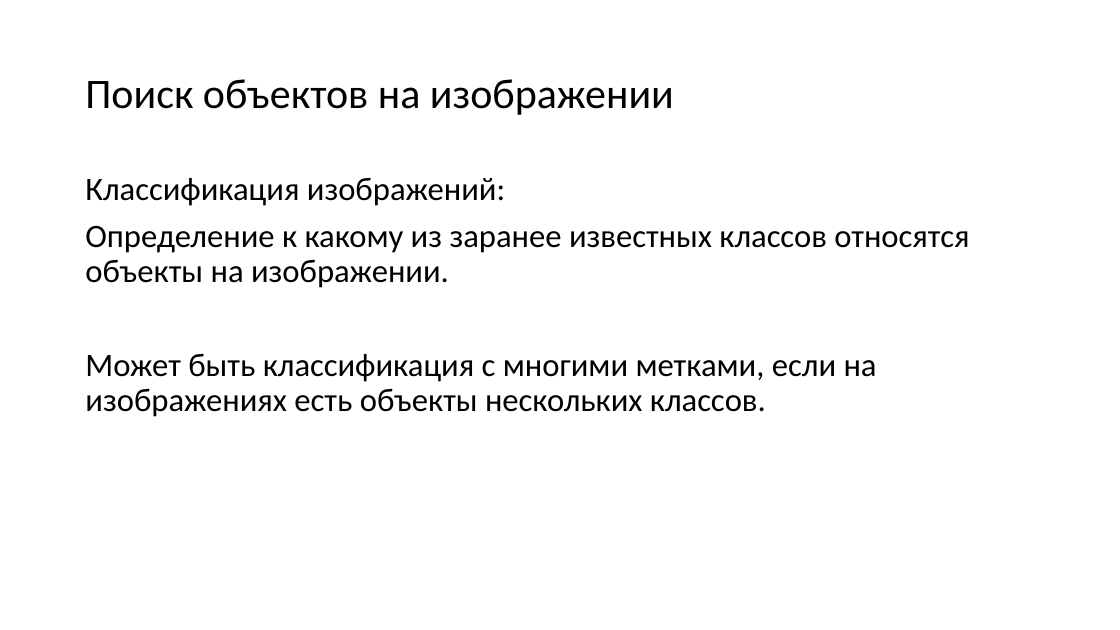
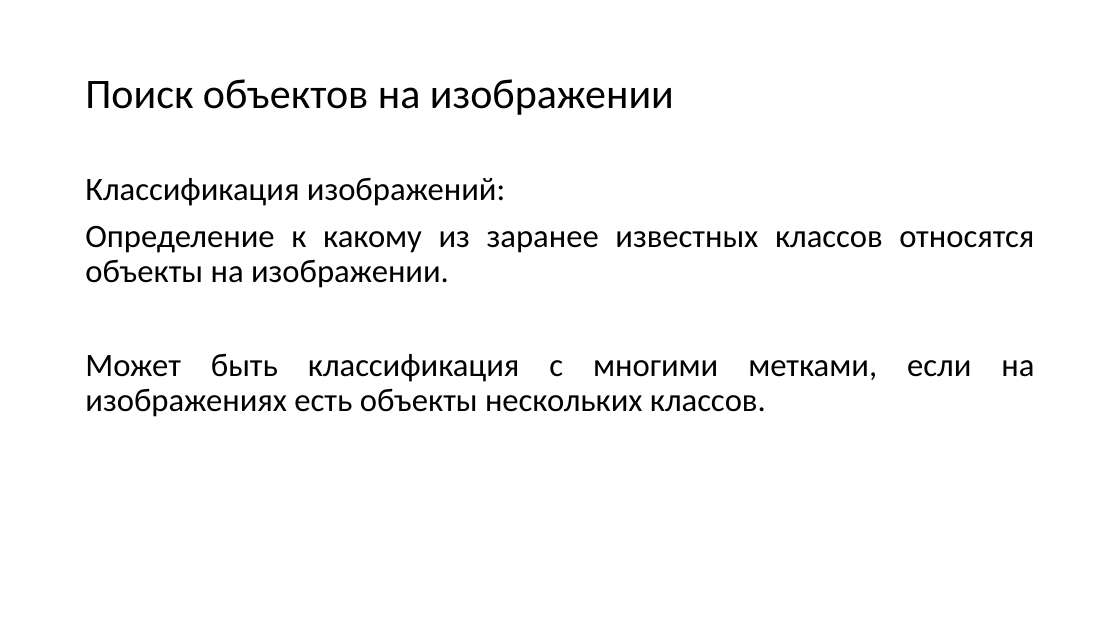
Before and after one commit to mosalov/AI_main_lectures, a slide deck: slide 9 of Лекция 13.pptx. Drawn at 1120x630 pixels with LibreOffice and Linux fonts; fonts in the diff are those of the drawing. Boxes give left, top, right and bottom in pixels: in the first picture for what was removed or moved away, otherwise in the second. Text is boxed around its words. In the diff, an @@ line names an element or a change of style, - is before the commit and + after.

```diff
--- a/Лекция 13.pptx
+++ b/Лекция 13.pptx
@@ text "Классификация изображений:" at (85,177,1034,417): alignment left to justified @@
```
Also in this commit, not shown: 13 other slides changed, 1 slide added, 1 other file.
